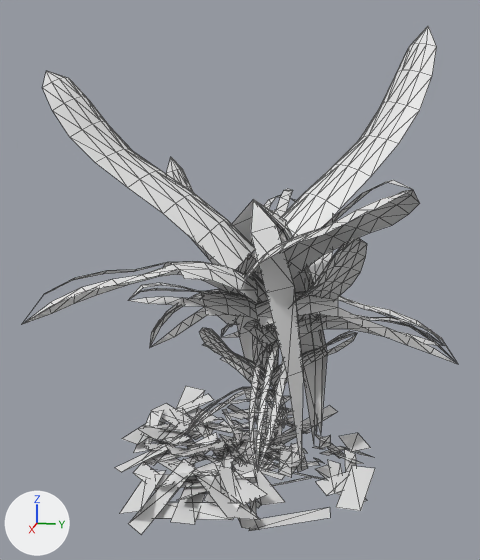
Two versions of the OBJ model game/assets/models/plants/SM_Plant_HeliconiaFlowering_Leaf.obj, one commit apart.
One viewpoint serves both versions: a 50 mm camera at (4.31, 0.77, 2.39) aimed at (-0.15, -0.12, 1.27). The axes (+X, +Y, +Z) are drawn at lower left. The lights are the same throughout. The first picture is the older version. Mesh edges are drawn as thin lines. Where no turn or scale is listed for an object, it has been applied to the vertices. Vertices at exactly the same position are counted once.

The first picture shows 'SM_Plant_HeliconiaFlowering_Leaf'.
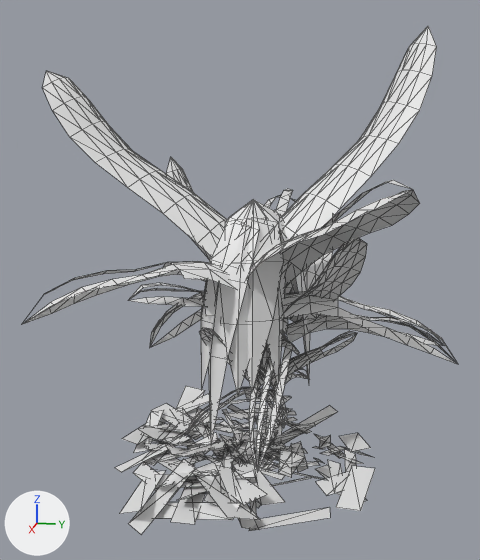
Pixel boxes [x1, y1, x2, y2] of what changed, in the pictures (480 x 560 px; the box of a moved part takes in the faces that stretch with it):
part 1 of me_sm_plant_heliconiaflowering_leaf, moved or reshaped: before [232, 199, 327, 466]; after [201, 199, 310, 443]

What the commit changed:
me_sm_plant_heliconiaflowering_leaf is used by ob_sm_plant_heliconiaflowering_leaf; location (0.0, 0.0, 0.0).
me_sm_plant_heliconiaflowering_leaf had 1874 vertices, 1927 faces and spanned x -1.54..1.13, y -1.5..1.38, z -0.07..3.0.
me_sm_plant_heliconiaflowering_leaf now has 1884 vertices, 1939 faces and spans x -1.54..1.13, y -1.5..1.38, z -0.07..3.0.
Part 1, on me_sm_plant_heliconiaflowering_leaf:
7 vertices are removed from x -0.59..-0.05, y -0.06..0.51, z 0.08..0.81.
19 faces are deleted.
43 vertices move from x -0.46..0.34, y -0.25..0.47, z -0.02..1.71 to x -0.32..0.38, y -0.3..0.38, z 0.25..1.76.
17 vertices are added at x 0.07..0.42, y -0.34..0.23, z 0.59..1.76.
31 new faces join them.
